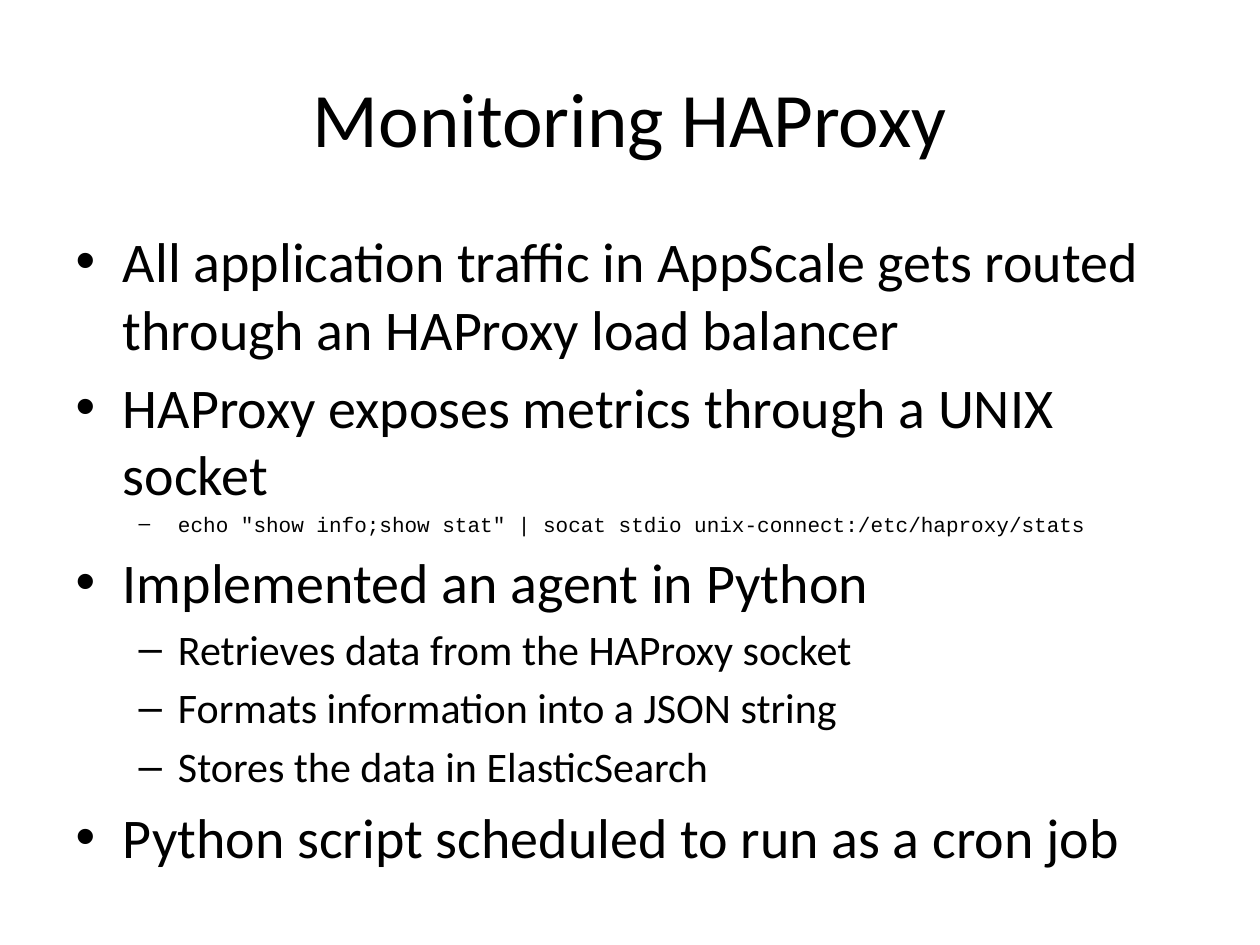
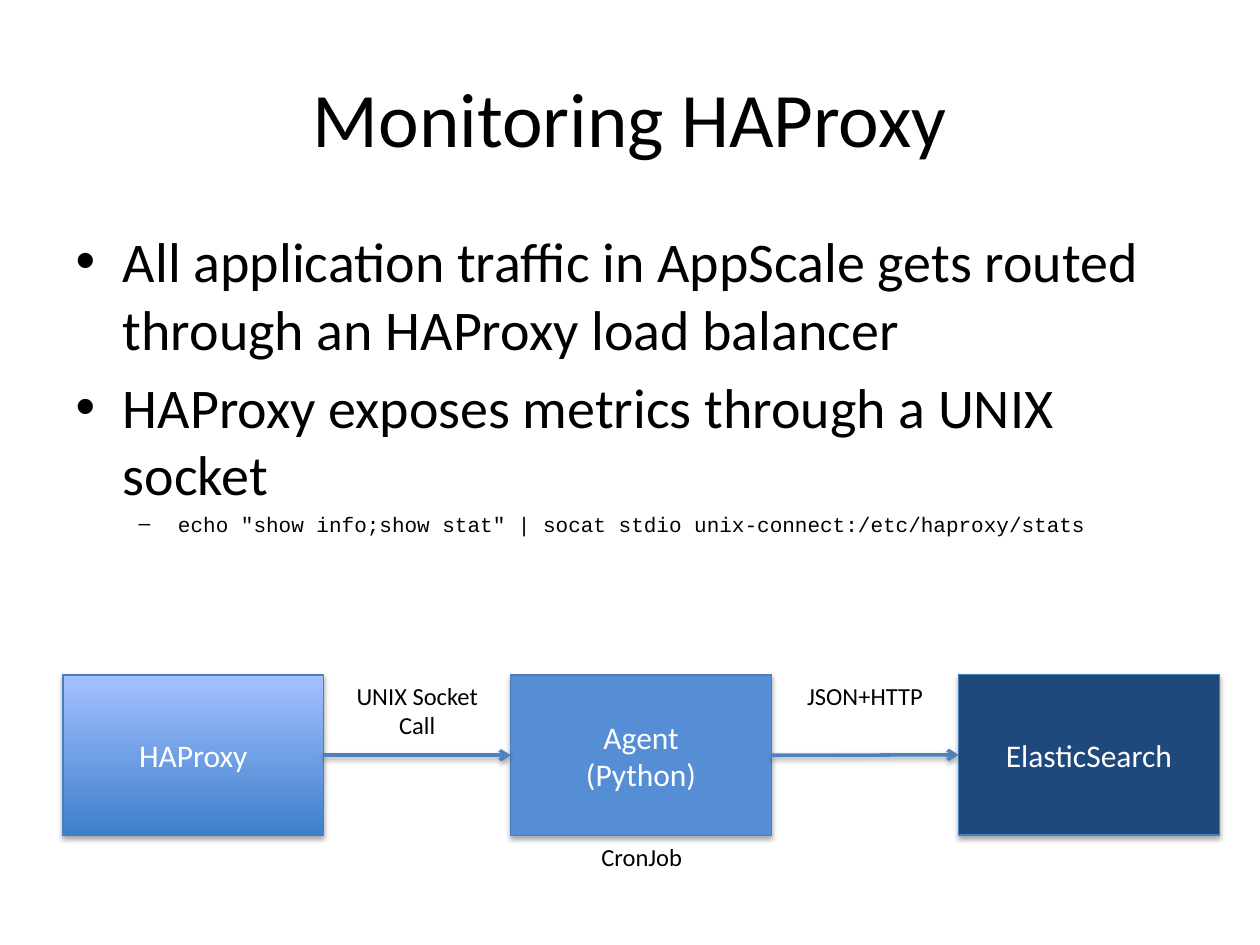
Before and after one commit to Dithn/eager-appscale, a slide deck: slide 6 of Eager/elk-experiment/Huawei_Presentation_1.pptx (slide 7 before the commit). Drawn at 1260x945 pixels with LibreOffice and Linux fonts; fonts in the diff are those of the drawing. Boxes give left, top, right and bottom in pixels: in the first picture for what was removed or moved away, otherwise in the second. Text is boxed around its words. In the diff, an @@ line names an element or a change of style, - is before the commit and + after.

```diff
--- a/Eager/elk-experiment/Huawei_Presentation_1.pptx
+++ b/Eager/elk-experiment/Huawei_Presentation_1.pptx
@@ text at [123,564,1118,868]: paragraphs removed @@
-• Implemented an agent in Python
-  – Retrieves data from the HAProxy socket
-  – Formats information into a JSON string
-  – Stores the data in ElasticSearch
-• Python script scheduled to run as a cron job
@@ rectangle added at [63,675,324,837], fill gradient #3F80CE to #A4C4FF, outline #4B7EBC 0.75 pt, 18 pt, text #FFFFFF @@
+HAProxy
@@ text added at [357,688,478,734], 14 pt, text #000000 @@
+UNIX Socket Call
@@ rectangle added at [510,675,771,837], fill #558ED5, outline #4B7EBC 0.75 pt, 18 pt, text #FFFFFF @@
+Agent
+(Python)
@@ text added at [807,689,923,705], 14 pt, text #000000 @@
+JSON+HTTP
@@ rectangle added at [959,674,1220,835], fill #1F497D, outline #4B7EBC 0.75 pt, 18 pt, text #FFFFFF @@
+ElasticSearch
@@ arrow added from (324, 755) to (510, 755), #4F81BD 2 pt @@
@@ arrow added from (771, 755) to (959, 755), #4F81BD 2 pt @@
@@ text added at [601,849,682,866], 14 pt, text #000000 @@
+CronJob
```
Also in this commit, not shown: 1 other slide changed, 4 slides added, 2 slides removed.
